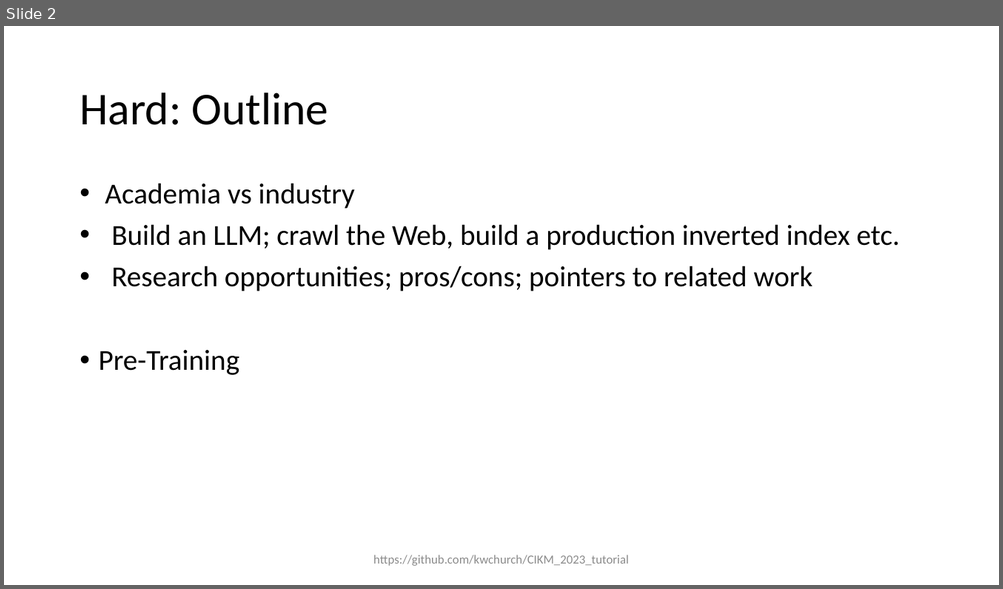
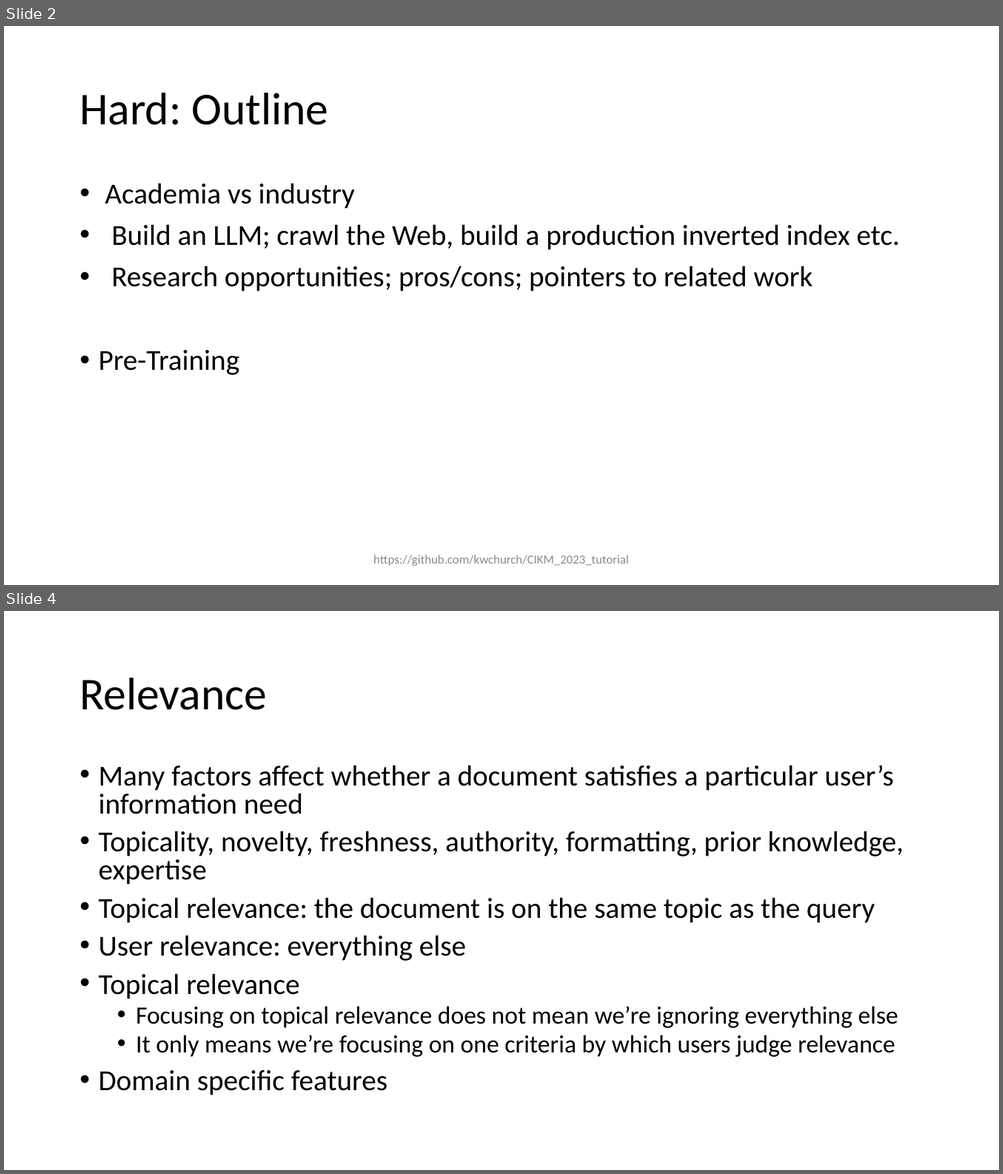
Before and after one commit to kwchurch/CIKM_2023_tutorial, a slide deck: slides/CIKM_Hard.pptx. Shown one above the other, each under a label of ours: slide 2 before the commit, slides 2 and 4 after it; the slides between them are not shown. The pictures are 1003x589 and 1003x1174 pixels, drawn with LibreOffice and Linux fonts; fonts in the diff are those of the drawing. Boxes give left, top, right and bottom in pixels: in the first picture for what was removed or moved away, otherwise in the second. Text is boxed around its words. In the diff, an @@ line names an element or a change of style, - is before the commit and + after.

```diff
--- a/slides/CIKM_Hard.pptx
+++ b/slides/CIKM_Hard.pptx
@@ slide 4 added at <box>4,611,999,1170</box>, background #FFFFFF @@
@@ title added at <box>79,678,267,710</box>, 44 pt, text #000000 @@
+Relevance
@@ text added at <box>99,765,903,1096</box>, 28 pt, text #000000 @@
+• Many factors affect whether a document satisfies a particular user’s information need
+• Topicality, novelty, freshness, authority, formatting, prior knowledge, expertise
+• Topical relevance: the document is on the same topic as the query
+• User relevance: everything else
+• Topical relevance
+  • Focusing on topical relevance does not mean we’re ignoring everything else
+  • It only means we’re focusing on one criteria by which users judge relevance
+• Domain specific features
```
Also in this commit, not shown: 4 other slides added, 10 other files.
